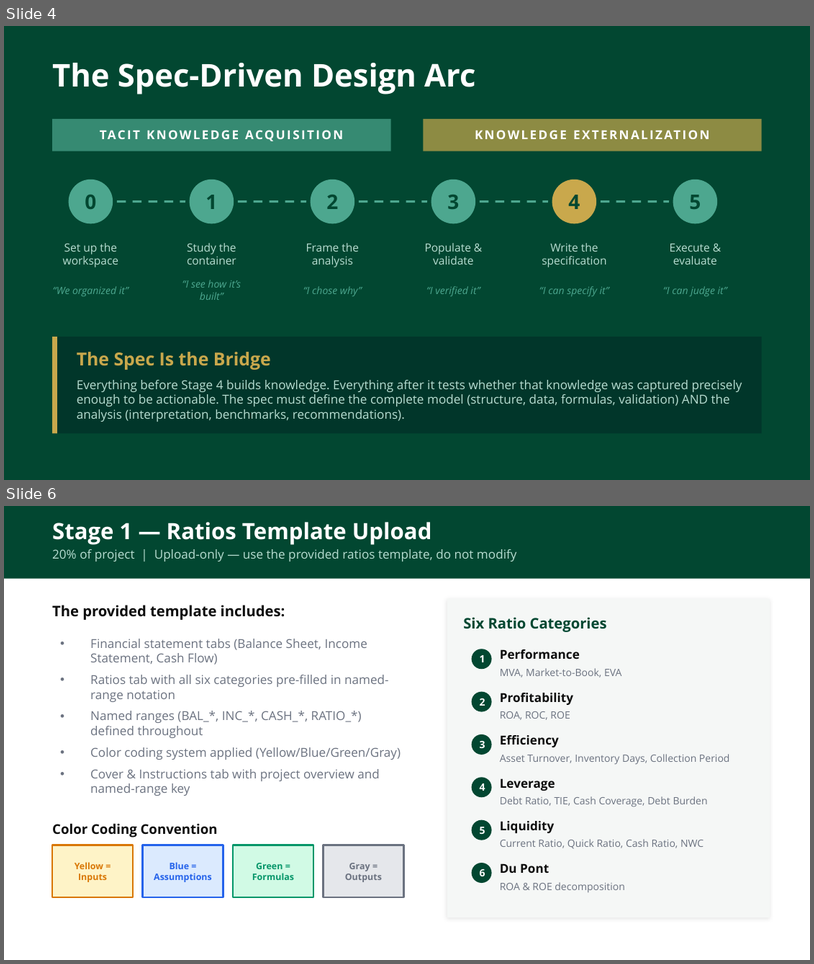
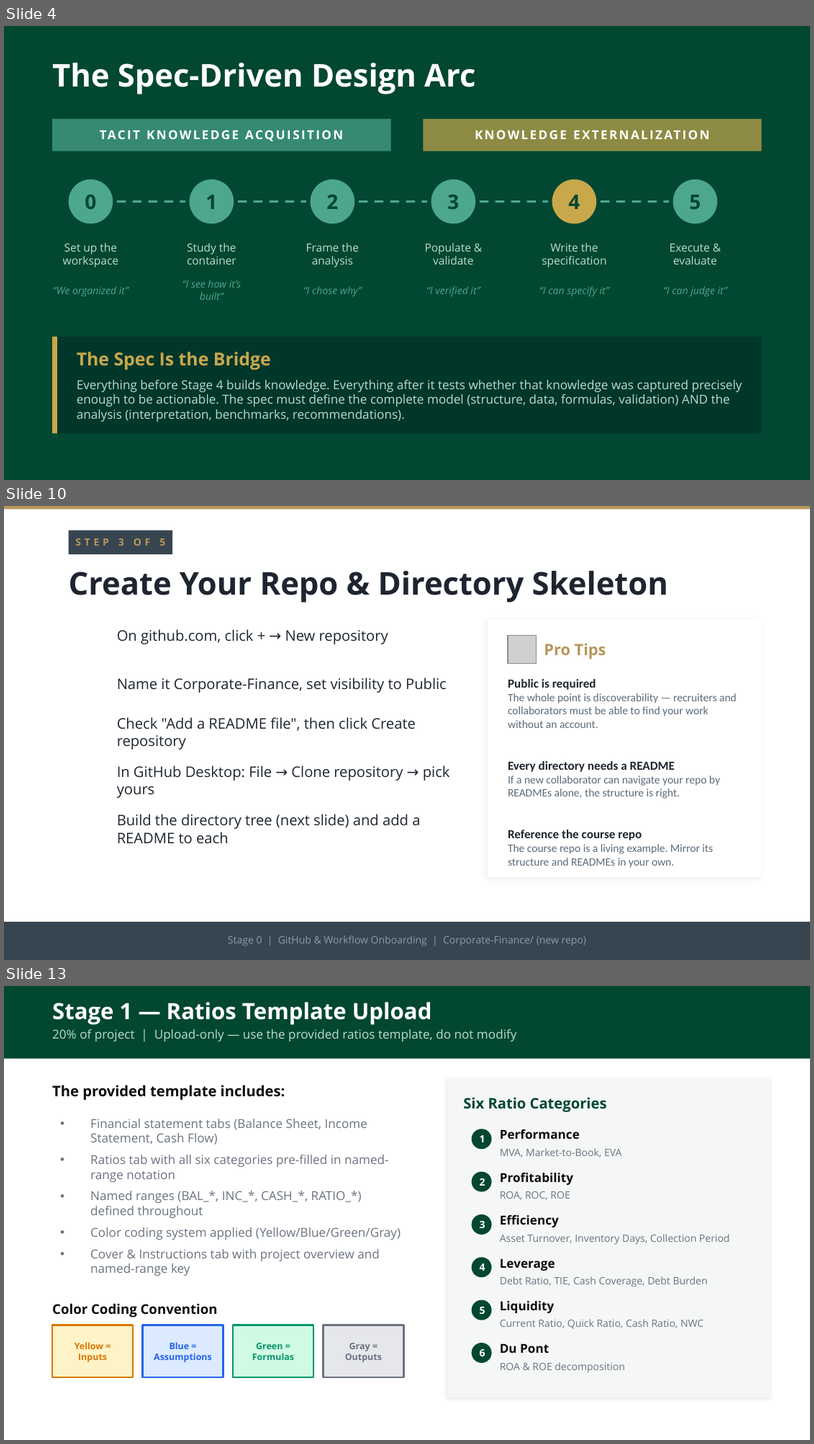
Before and after one commit to adamwstauffer/shidler, a slide deck: courses/BUS-629-VEMBA-International-Corporate-Finance/BUS629_AI_Ratios_Project.pptx. Shown one above the other, each under a label of ours: slides 4 and 6 before the commit, slides 4, 10 and 13 after it; the slides between them are not shown. The pictures are 814x964 and 814x1444 pixels, drawn with LibreOffice and Linux fonts; fonts in the diff are those of the drawing; grey boxes stand for pictures. Boxes give left, top, right and bottom in pixels: in the first picture for what was removed or moved away, otherwise in the second. Text is boxed around its words. In the diff, an @@ line names an element or a change of style, - is before the commit and + after.

```diff
--- a/courses/BUS-629-VEMBA-International-Corporate-Finance/BUS629_AI_Ratios_Project.pptx
+++ b/courses/BUS-629-VEMBA-International-Corporate-Finance/BUS629_AI_Ratios_Project.pptx
@@ slide 10 added at (x1=4, y1=506, x2=810, y2=960), background #FFFFFF @@
@@ rectangle added at (x1=4, y1=506, x2=810, y2=509), fill #B8975C @@
@@ rectangle added at (x1=69, y1=530, x2=172, y2=554), fill #36454F @@
@@ text added at (x1=75, y1=538, x2=165, y2=546), 9 pt, text #B8975C, bold @@
+STEP 3 OF 5
@@ text added at (x1=69, y1=571, x2=669, y2=602), 28 pt, text #1E2530, bold @@
+Create Your Repo & Directory Skeleton
@@ text added at (x1=117, y1=629, x2=388, y2=644), 13 pt, text #1E2530 @@
+On github.com, click + → New repository
@@ rectangle added at (x1=488, y1=619, x2=762, y2=877), fill #FFFFFF @@
@@ picture added at (x1=508, y1=635, x2=536, y2=663) @@
@@ text added at (x1=544, y1=643, x2=607, y2=659), 14 pt, text #B8975C, bold @@
+Pro Tips
@@ text added at (x1=117, y1=677, x2=447, y2=692), 13 pt, text #1E2530 @@
+Name it Corporate-Finance, set visibility to Public
@@ text added at (x1=508, y1=679, x2=737, y2=867), 10 pt, text #5A6B7A @@
+Public is required
+The whole point is discoverability — recruiters and collaborators must be able to find your work without an account.
+Every directory needs a README
+If a new collaborator can navigate your repo by READMEs alone, the structure is right.
+Reference the course repo
+The course repo is a living example. Mirror its structure and READMEs in your own.
@@ text added at (x1=117, y1=717, x2=416, y2=749), 13 pt, text #1E2530 @@
+Check "Add a README file", then click Create repository
@@ text added at (x1=117, y1=765, x2=450, y2=798), 13 pt, text #1E2530 @@
+In GitHub Desktop: File → Clone repository → pick yours
@@ text added at (x1=117, y1=813, x2=420, y2=844), 13 pt, text #1E2530 @@
+Build the directory tree (next slide) and add a README to each
@@ rectangle added at (x1=4, y1=921, x2=810, y2=959), fill #36454F @@
@@ text added at (x1=228, y1=935, x2=587, y2=945), 9 pt, text #8A9BAD @@
+Stage 0 | GitHub & Workflow Onboarding | Corporate-Finance/ (new repo)
@@ what was slide 6 is now slide 13 @@
```
Also in this commit, not shown: 2 slides changed, 6 other slides added, 1 other file.
